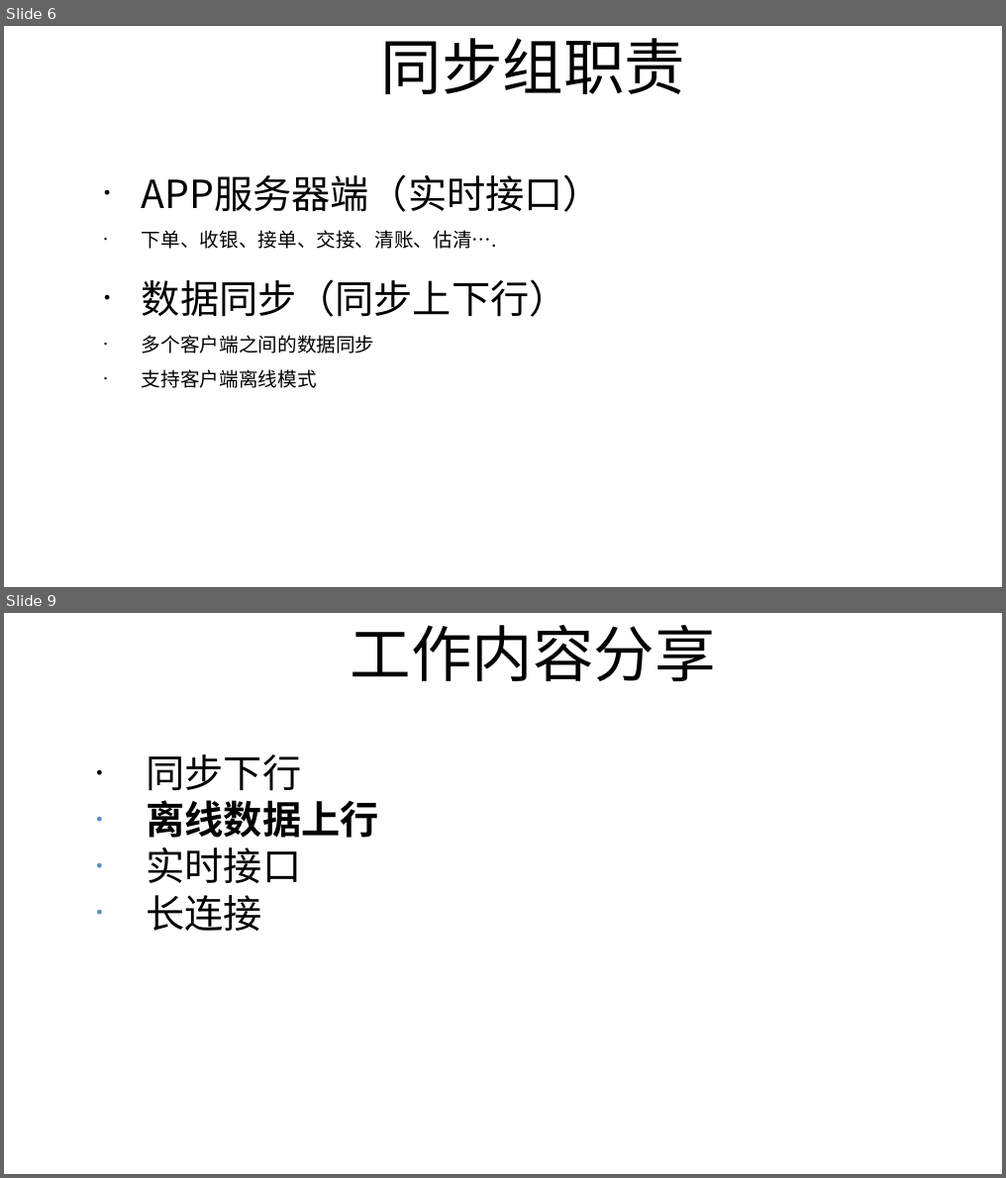
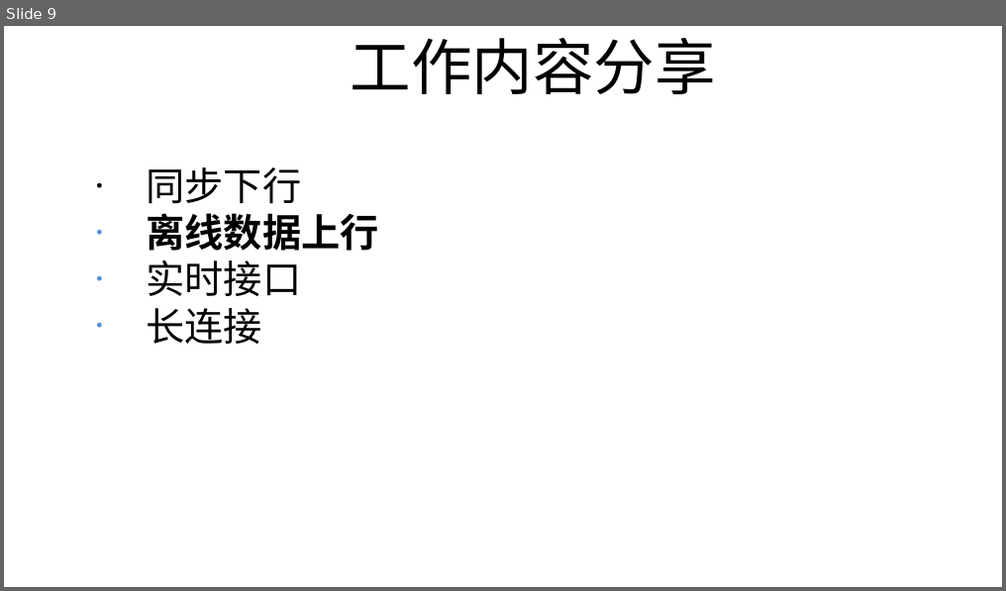
Before and after one commit to coderGun/gene, a slide deck: 入职分享_任勇.odp. Shown one above the other, each under a label of ours: slides 6 and 9 before the commit, slide 9 after it; the slides between them are not shown. The pictures are 1006x1178 and 1006x591 pixels, drawn with LibreOffice and Linux fonts; fonts in the diff are those of the drawing. Boxes give left, top, right and bottom in pixels: in the first picture for what was removed or moved away, otherwise in the second. Text is boxed around its words. In the diff, an @@ line names an element or a change of style, - is before the commit and + after.

```diff
--- a/入职分享_任勇.odp
+++ b/入职分享_任勇.odp
@@ slide 6 removed at box(4, 26, 1002, 587), background #FFFFFF @@
@@ title removed at box(380, 38, 685, 94) @@
-同步组职责
@@ text removed at box(142, 174, 602, 388) @@
-• APP服务器端（实时接口）
-• 下单、收银、接单、交接、清账、估清….
-• 数据同步（同步上下行）
-• 多个客户端之间的数据同步
-• 支持客户端离线模式
```
Also in this commit, not shown: 3 slides added, 2 other slides removed, 15 other files.
